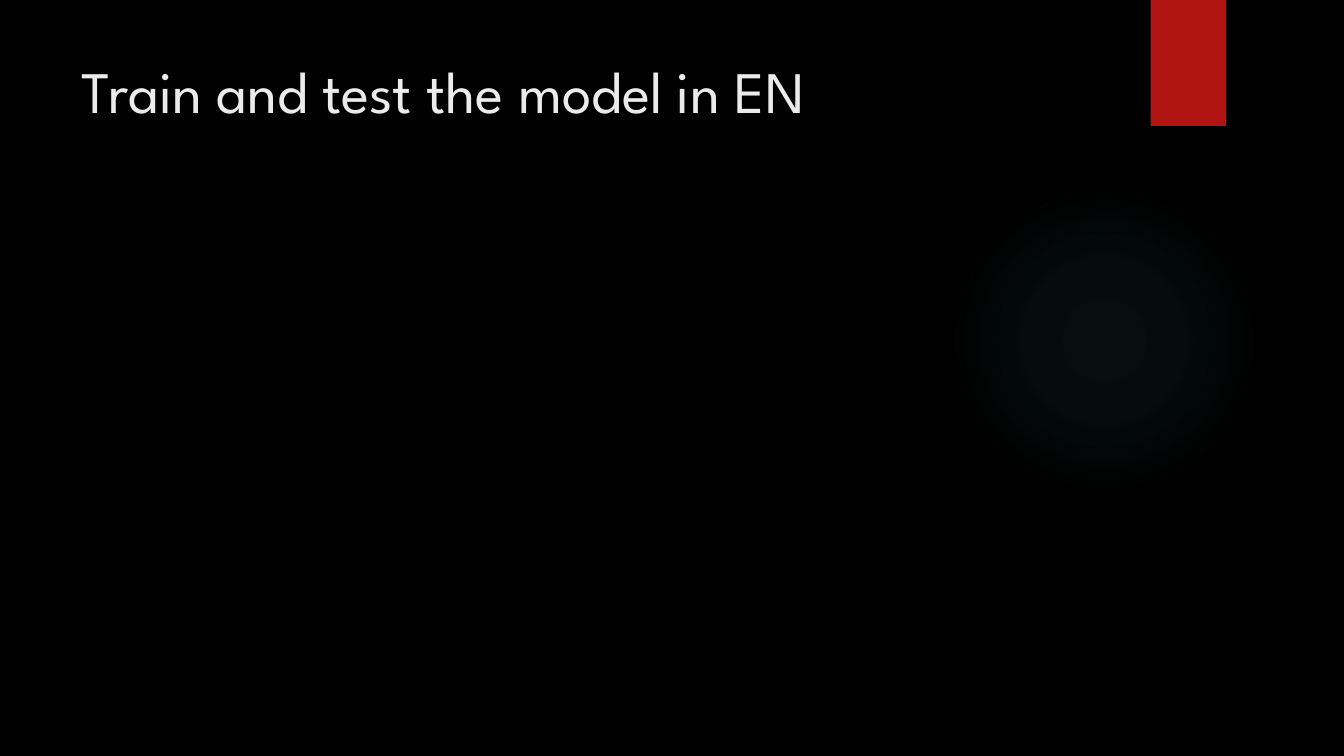
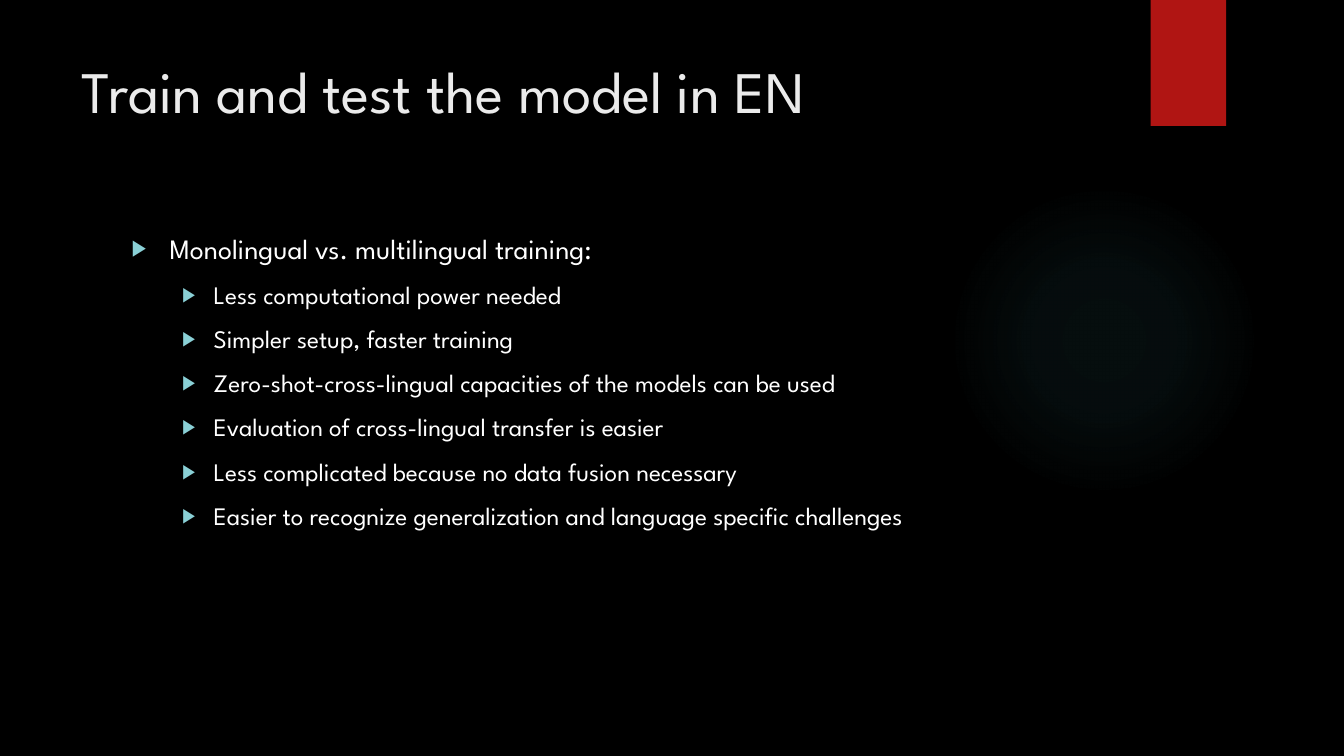
Before and after one commit to Beabir/TaskModule4_MNER, a slide deck: slide 7 of CAS NLP Module 4_jd_bb.pptx. Drawn at 1344x756 pixels with LibreOffice and Linux fonts; fonts in the diff are those of the drawing; background and template pictures are left out. Boxes give left, top, right and bottom in pixels: in the first picture for what was removed or moved away, otherwise in the second. Text is boxed around its words. In the diff, an @@ line names an element or a change of style, - is before the commit and + after.

```diff
--- a/CAS NLP Module 4_jd_bb.pptx
+++ b/CAS NLP Module 4_jd_bb.pptx
@@ text added at <box>170,239,902,531</box>, 18 pt, text #FFFFFF @@
+▶ Monolingual vs. multilingual training:
+  ▶ Less computational power needed
+  ▶ Simpler setup, faster training
+  ▶ Zero-shot-cross-lingual capacities of the models can be used
+  ▶ Evaluation of cross-lingual transfer is easier
+  ▶ Less complicated because no data fusion necessary
+  ▶ Easier to recognize generalization and language specific challenges
```
Also in this commit, not shown: 2 other slides changed, 1 other file.
